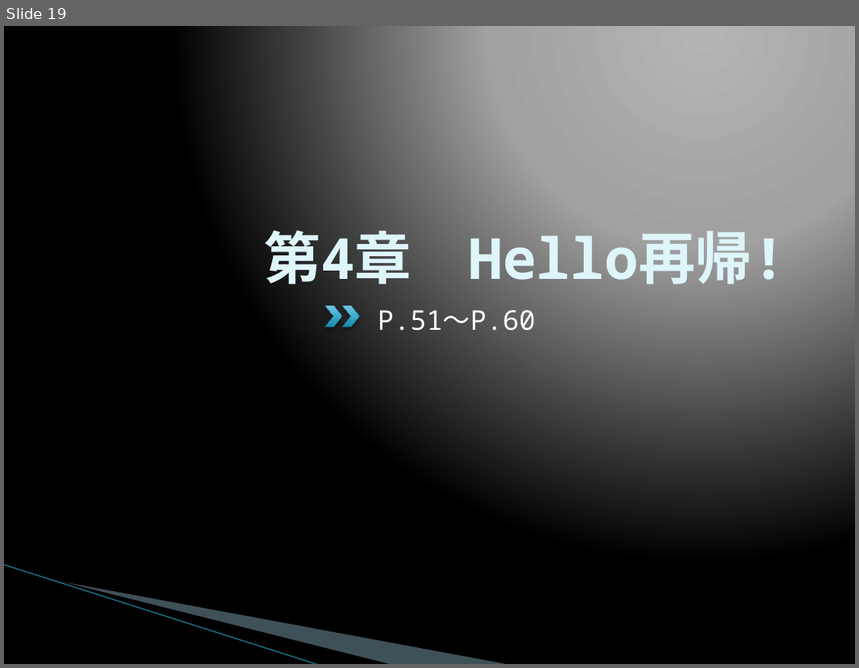
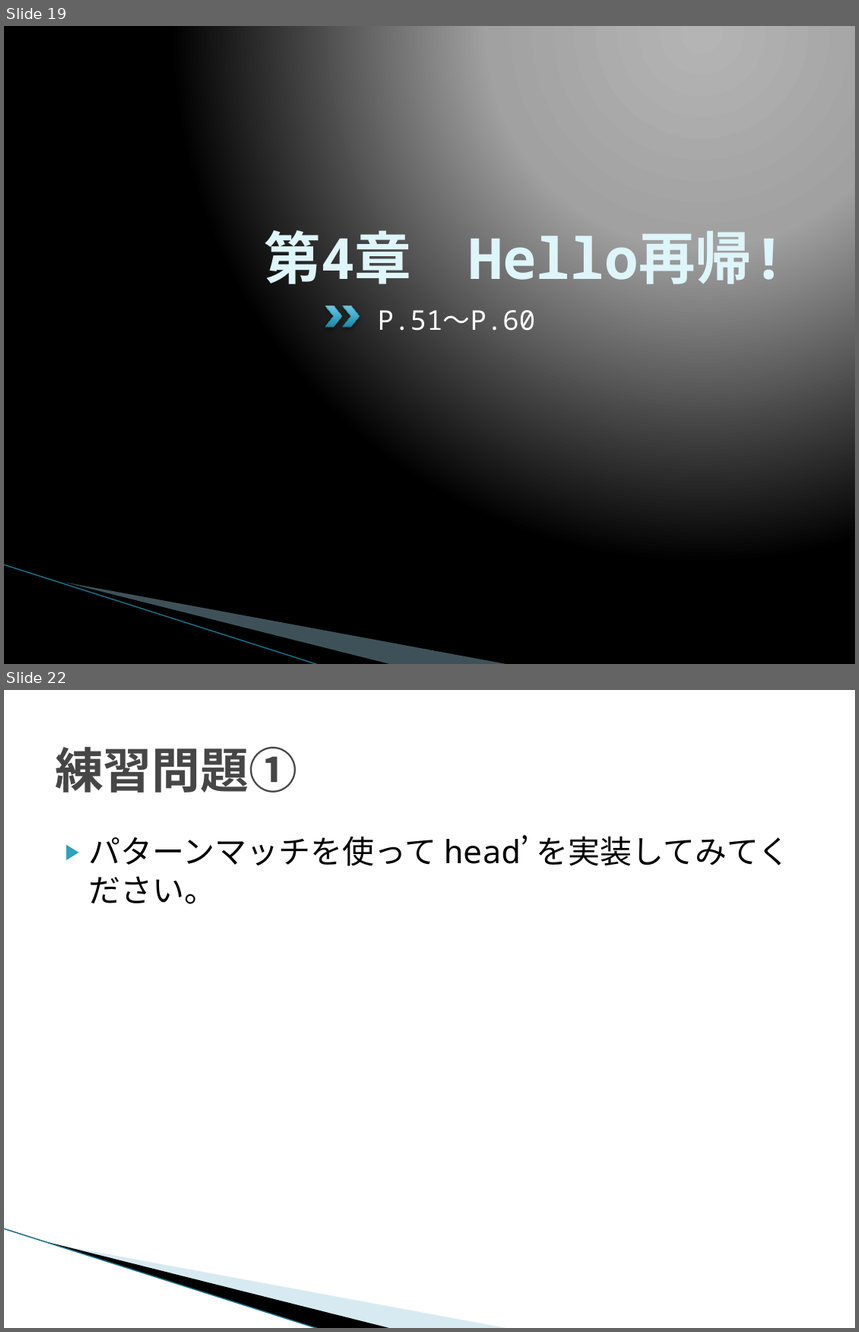
Before and after one commit to naruoga/LYaHfGGreadingMIS, a slide deck: 201311/LYaHfGG2.pptx. Shown one above the other, each under a label of ours: slide 19 before the commit, slides 19 and 22 after it; the slides between them are not shown. The pictures are 859x668 and 859x1332 pixels, drawn with LibreOffice and Linux fonts; fonts in the diff are those of the drawing; background and template pictures are left out. Boxes give left, top, right and bottom in pixels: in the first picture for what was removed or moved away, otherwise in the second. Text is boxed around its words. In the diff, an @@ line names an element or a change of style, - is before the commit and + after.

```diff
--- a/201311/LYaHfGG2.pptx
+++ b/201311/LYaHfGG2.pptx
@@ slide 22 added at bbox=[4, 690, 855, 1328], background #FFFFFF; not listed: 3 template elements that a slide beside it also shows @@
@@ title added at bbox=[55, 746, 297, 793], 41 pt, text #464646, bold @@
+練習問題①
@@ text added at bbox=[89, 835, 791, 904], 27 pt, text #000000 @@
+▶ パターンマッチを使って head’ を実装してみてください。
```
Also in this commit, not shown: 4 slides changed, 2 other slides added, 4 other files.
